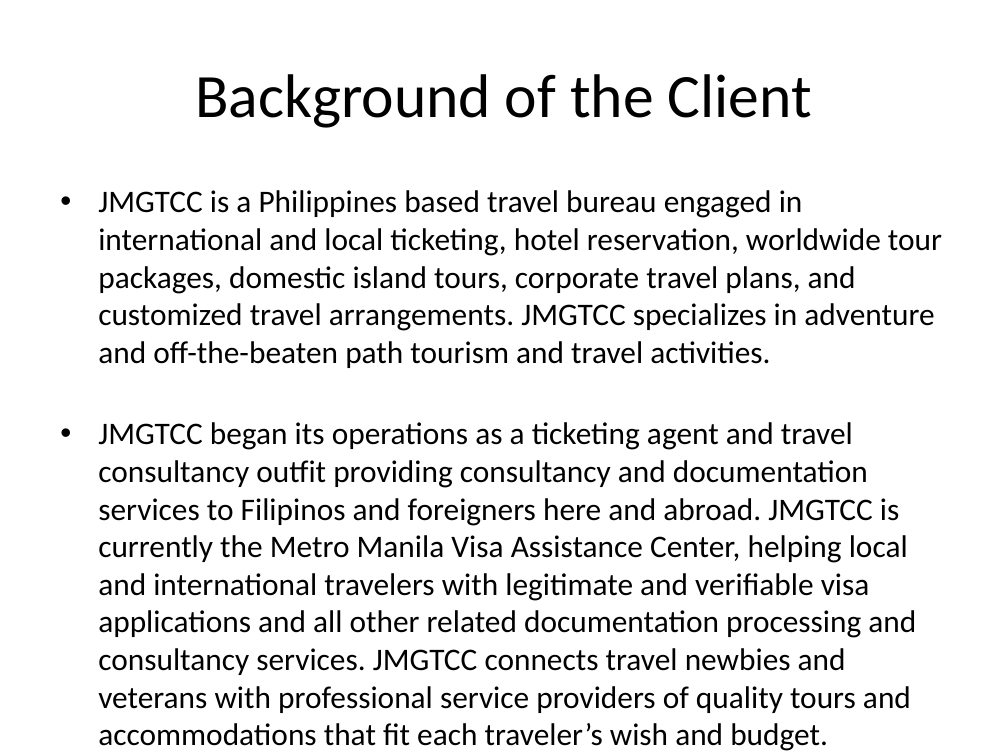
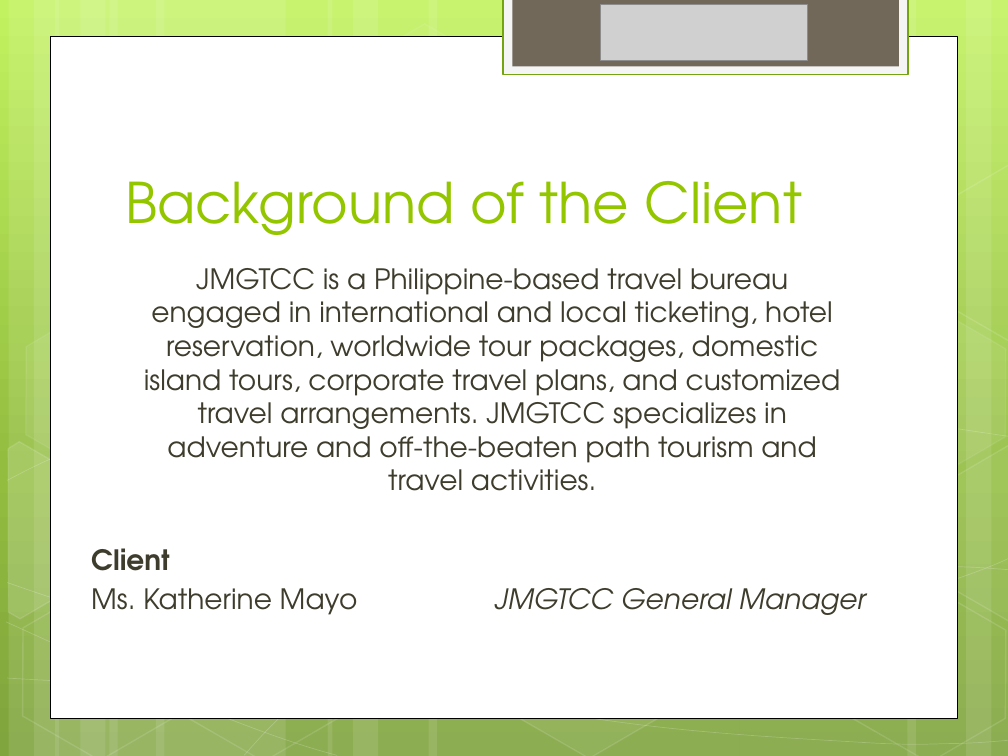
Before and after one commit to joegeneq/apc-softdev-it111-04, a slide deck: slide 2 of documentation/softdev/JMGTCC Travel Arrangement and Appointment System(Initial).pptx. Drawn at 1008x756 pixels with LibreOffice and Linux fonts; fonts in the diff are those of the drawing; grey boxes stand for pictures. Boxes give left, top, right and bottom in pixels: in the first picture for what was removed or moved away, otherwise in the second. Text is boxed around its words. In the diff, an @@ line names an element or a change of style, - is before the commit and + after.

```diff
--- a/documentation/softdev/JMGTCC Travel Arrangement and Appointment System(Initial).pptx
+++ b/documentation/softdev/JMGTCC Travel Arrangement and Appointment System(Initial).pptx
@@ background #FFFFFF to gradient #C3F35F to #93BF3F to #81A53E @@
@@ rectangle added at box(503, 0, 908, 75), fill #F5F5F5, outline #74A510 1.25 pt @@
@@ rectangle added at box(512, 0, 898, 67), fill #71685A @@
@@ picture added at box(601, 5, 807, 61) @@
@@ rectangle added at box(50, 36, 958, 718), fill #FFFFFF, outline #000000 0.5 pt @@
@@ title "Background of the Client": place and size @@
-title "Background of the Client" at box(195, 74, 812, 128)
+title "Background of the Client" at box(125, 181, 802, 235)
@@ title "Background of the Client" at box(125, 181, 802, 235): size 44 to 40 pt, font Calibri to TeX Gyre Adventor, text colour #000000 to #94C600; alignment centre to left; vertical alignment middle to bottom @@
@@ group added at box(0, 0, 1008, 756): 12 rectangles, 8 freeform shapes, 8 hexagons @@
@@ text at box(144, 268, 841, 491): text changed; size 22.4 to 20 pt; font Calibri to TeX Gyre Adventor; text colour #000000 to #3E3D2D @@
-• JMGTCC is a Philippines based travel bureau engaged in international and local ticketing, hotel reservation, worldwide tour packages, domestic island tours, corporate travel plans, and customized travel arrangements. JMGTCC specializes in adventure and off-the-beaten path tourism and travel activities.
-• JMGTCC began its operations as a ticketing agent and travel consultancy outfit providing consultancy and documentation services to Filipinos and foreigners here and abroad. JMGTCC is currently the Metro Manila Visa Assistance Center, helping local and international travelers with legitimate and verifiable visa applications and all other related documentation processing and consultancy services. JMGTCC connects travel newbies and veterans with professional service providers of quality tours and accommodations that fit each traveler’s wish and budget.
+JMGTCC is a Philippine-based travel bureau engaged in international and local ticketing, hotel reservation, worldwide tour packages, domestic island tours, corporate travel plans, and customized travel arrangements. JMGTCC specializes in adventure and off-the-beaten path tourism and travel activities.
@@ text added at box(91, 548, 866, 615), 20 pt, text #3E3D2D @@
+Client
+Ms. Katherine Mayo JMGTCC General Manager
```
Also in this commit, not shown: 5 other slides changed, 12 slides added, 4 slides removed.
